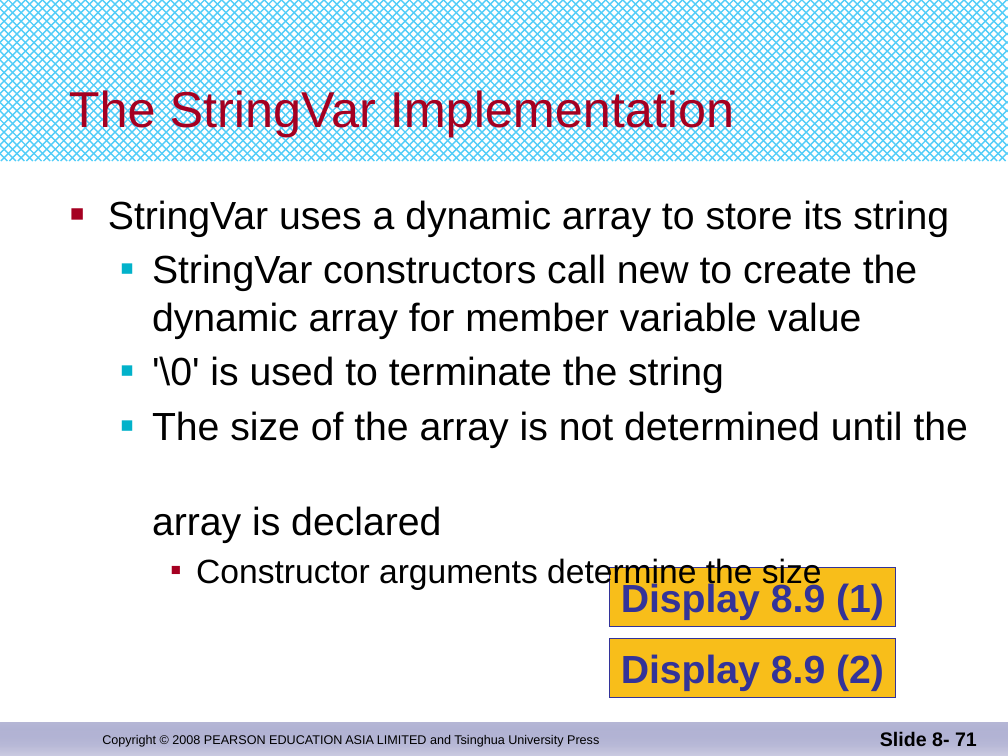
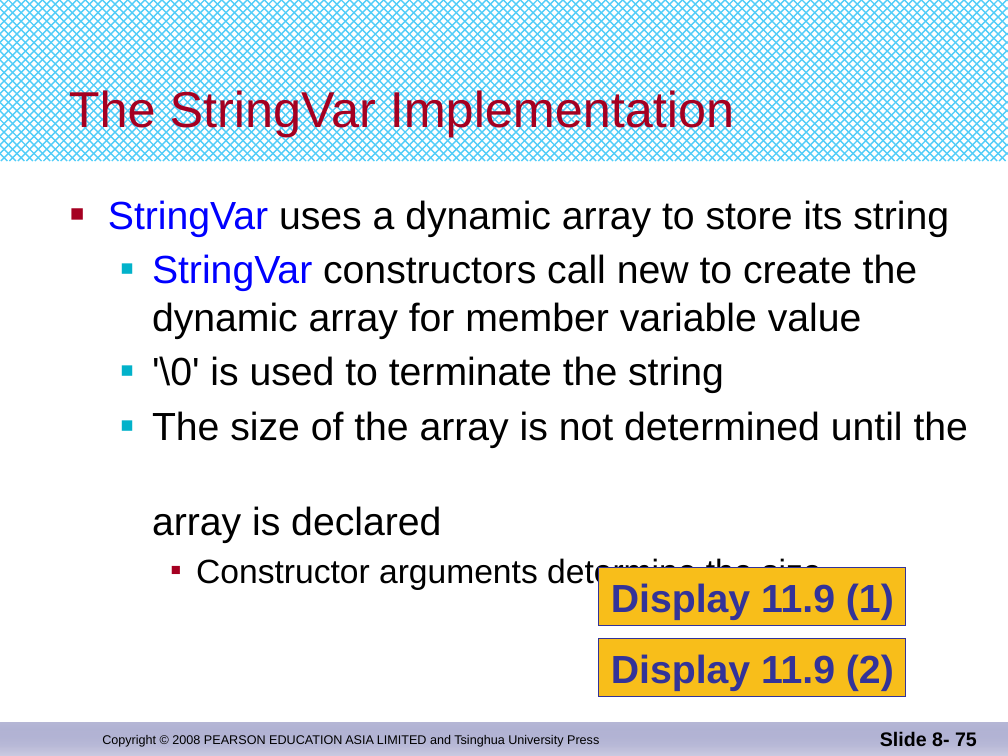
Before and after one commit to djuanbei/CPLUSPLUS, a slide deck: slide 75 of ppt/Chapter 11.pptx (slide 71 before the commit). Drawn at 1008x756 pixels with LibreOffice and Linux fonts; fonts in the diff are those of the drawing. Boxes give left, top, right and bottom in pixels: in the first picture for what was removed or moved away, otherwise in the second. Text is boxed around its words. In the diff, an @@ line names an element or a change of style, - is before the commit and + after.

```diff
--- a/ppt/Chapter 11.pptx
+++ b/ppt/Chapter 11.pptx
@@ text at (108,200,949,339): text colour #000000 to #0000FF in "StringVar", "StringVar" @@
@@ rectangle "Display 11.9 (1)": place and size @@
-rectangle "Display 11.9 (1)" at (610,568,895,626)
+rectangle "Display 11.9 (1)" at (599,568,905,625)
@@ text in rectangle at (611,583,894,620): text changed @@
-Display 8.9 (1)
+Display 11.9 (1)
@@ rectangle "Display 11.9 (2)": place and size @@
-rectangle "Display 11.9 (2)" at (610,639,895,698)
+rectangle "Display 11.9 (2)" at (599,639,905,697)
@@ text in rectangle at (611,654,894,691): text changed @@
-Display 8.9 (2)
+Display 11.9 (2)
@@ page number at (880,731,977,746): text changed @@
-Slide 8- 71
+Slide 8- 75
```
Also in this commit, not shown: 41 other slides changed, 5 slides added, 1 slide removed, 1 other file.
